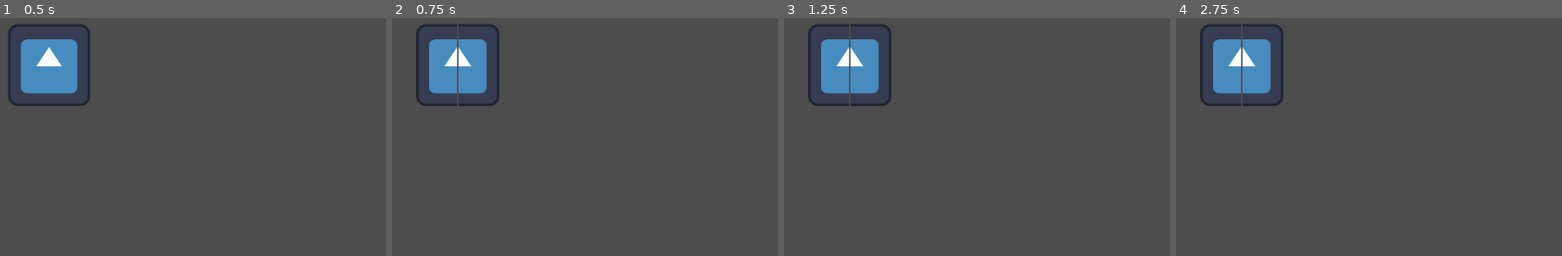
Above: before the commit, frames 1-4 (left to right).
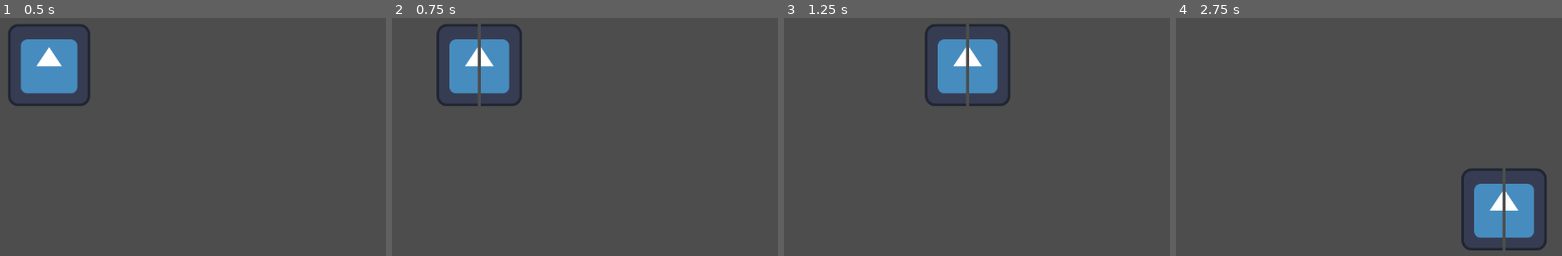
Above: after the commit, the same moments.

Repository: mEthan-e/BrainlessGameJam
Game: Godot game, scene res://Scenes/main.tscn
Same seed, same stepped clock (60 frames per second), same inputs: the game is played once before the commit and once after it. Before the commit the project starts from res://main.tscn. The engine's default icon, where the game draws it, is replaced by a stand-in: a white triangle on a blue panel in a dark square.
Inputs:
- Up to frame 1 (0.5 s): no input
- Up to frame 2 (0.75 s): tap Enter at 0.5 s; hold D (right) from 0.53 s (still down); tap E (split) at 0.6 s
- Up to frame 3 (1.25 s): keep holding D (right)
- Up to frame 4 (2.75 s): release D (right) at 1.28 s; hold S (down) 1.28-2.03 s; tap E (split) at 1.35, 2.1 s; hold D (right) from 2.03 s (still down)

Frame 1 is identical in both runs. In frame 2, 4.3% of the frame differs, in the area x 6-34%, y 2-37%; in frame 3, 8.6%; in frame 4, 8.7%, in the area x 6-97%, y 2-98%.

Commit message:
test commit
Sorry if I mess things up

Diff:
--- a/brainless-game-jam-game/Scenes/playerParts/half_body_left.tscn
+++ b/brainless-game-jam-game/Scenes/playerParts/half_body_left.tscn
@@ -1,6 +1,6 @@
 [gd_scene format=3 uid="uid://b12e43o0vaabp"]
 
-[ext_resource type="Script" uid="uid://ir44b6vhbdf3" path="res://Scripts/movement.gd" id="1_5d6nj"]
+[ext_resource type="Script" uid="uid://bdc2d3225gcyu" path="res://Scripts/playerParts/half_left.gd" id="1_5d6nj"]
 [ext_resource type="Texture2D" uid="uid://c2ch7yvbtoith" path="res://icon.svg" id="1_rvdq6"]
 
 [sub_resource type="RectangleShape2D" id="RectangleShape2D_nkiog"]
@@ -8,7 +8,6 @@
 
 [node name="halfBodyLeft" type="CharacterBody2D" unique_id=909319283]
 script = ExtResource("1_5d6nj")
-slime_part = 2
 
 [node name="Sprite2D" type="Sprite2D" parent="." unique_id=621380675]
 texture = ExtResource("1_rvdq6")
--- a/brainless-game-jam-game/Scenes/playerParts/half_body_right.tscn
+++ b/brainless-game-jam-game/Scenes/playerParts/half_body_right.tscn
@@ -1,14 +1,13 @@
 [gd_scene format=3 uid="uid://clp3bwelu2lty"]
 
 [ext_resource type="Texture2D" uid="uid://c2ch7yvbtoith" path="res://icon.svg" id="1_ayboh"]
-[ext_resource type="Script" uid="uid://ir44b6vhbdf3" path="res://Scripts/movement.gd" id="1_jfjji"]
+[ext_resource type="Script" uid="uid://h5mnai5iue6r" path="res://Scripts/playerParts/half_right.gd" id="1_jfjji"]
 
 [sub_resource type="RectangleShape2D" id="RectangleShape2D_nkiog"]
 size = Vector2(64, 128)
 
 [node name="halfBodyRight" type="CharacterBody2D" unique_id=909319283]
 script = ExtResource("1_jfjji")
-slime_part = 2
 
 [node name="Sprite2D" type="Sprite2D" parent="." unique_id=621380675]
 texture = ExtResource("1_ayboh")
--- a/brainless-game-jam-game/Scenes/playerParts/wholebody.tscn
+++ b/brainless-game-jam-game/Scenes/playerParts/wholebody.tscn
@@ -1,6 +1,6 @@
 [gd_scene format=3 uid="uid://c8ds7l11jrm0t"]
 
-[ext_resource type="Script" uid="uid://ir44b6vhbdf3" path="res://Scripts/movement.gd" id="1_l5rrp"]
+[ext_resource type="Script" uid="uid://ir44b6vhbdf3" path="res://Scripts/playerParts/whole_body.gd" id="1_l5rrp"]
 [ext_resource type="Texture2D" uid="uid://c2ch7yvbtoith" path="res://icon.svg" id="1_wd0mx"]
 
 [sub_resource type="RectangleShape2D" id="RectangleShape2D_nkiog"]
--- a/brainless-game-jam-game/Scenes/split_component.tscn
+++ /dev/null
@@ -1,3 +0,0 @@
-[gd_scene format=3 uid="uid://dhpe3uucv6tsf"]
-
-[node name="SplitComponent" type="Node" unique_id=1692044558]
--- /dev/null
+++ b/brainless-game-jam-game/Scripts/playerParts/half_left.gd
@@ -0,0 +1,33 @@
+extends CharacterBody2D
+
+#Position Guide for the slime splits
+@onready var left_half: Marker2D = $Halves/LeftHalf
+@onready var right_half: Marker2D = $Halves/RightHalf
+
+const SPEED = 300.0
+var direction
+
+
+func _physics_process(delta: float) -> void:
+
+	check_movement(direction)
+
+	check_split()
+
+
+func check_movement(direction) -> void:
+	direction = Input.get_vector(
+		"left",
+		"right",
+		"up",
+		"down"
+		)
+
+	velocity = direction * SPEED
+
+	move_and_slide()
+
+
+func check_split() -> void:
+	if Input.is_action_just_pressed("split"):
+		print("split not done!")
--- /dev/null
+++ b/brainless-game-jam-game/Scripts/playerParts/half_right.gd
@@ -0,0 +1,33 @@
+extends CharacterBody2D
+
+#Position Guide for the slime splits
+@onready var left_half: Marker2D = $Halves/LeftHalf
+@onready var right_half: Marker2D = $Halves/RightHalf
+
+const SPEED = 300.0
+var direction
+
+
+func _physics_process(delta: float) -> void:
+
+	check_movement(direction)
+
+	check_split()
+
+
+func check_movement(direction) -> void:
+	direction = Input.get_vector(
+		"left",
+		"right",
+		"up",
+		"down"
+		)
+
+	velocity = direction * SPEED
+
+	move_and_slide()
+
+
+func check_split() -> void:
+	if Input.is_action_just_pressed("split"):
+		print("split not done!")
--- a/brainless-game-jam-game/Scripts/playerParts/splitComponent.gd
+++ /dev/null
@@ -1,8 +0,0 @@
-class_name SplitComponent
-extends Node
-
-
-
-func _process() -> void:
-	if Input.is_action_just_pressed("split"):
-		pass
Renamed: brainless-game-jam-game/main.tscn -> brainless-game-jam-game/Scenes/main.tscn
Not shown, added: brainless-game-jam-game/Scripts/playerParts/half_left.gd.uid
Not shown, added: brainless-game-jam-game/Scripts/playerParts/half_right.gd.uid
Not shown, removed: brainless-game-jam-game/Scripts/playerParts/splitComponent.gd.uid
Renamed: brainless-game-jam-game/Scripts/movement.gd -> brainless-game-jam-game/Scripts/playerParts/whole_body.gd
Renamed: brainless-game-jam-game/Scripts/movement.gd.uid -> brainless-game-jam-game/Scripts/playerParts/whole_body.gd.uid
